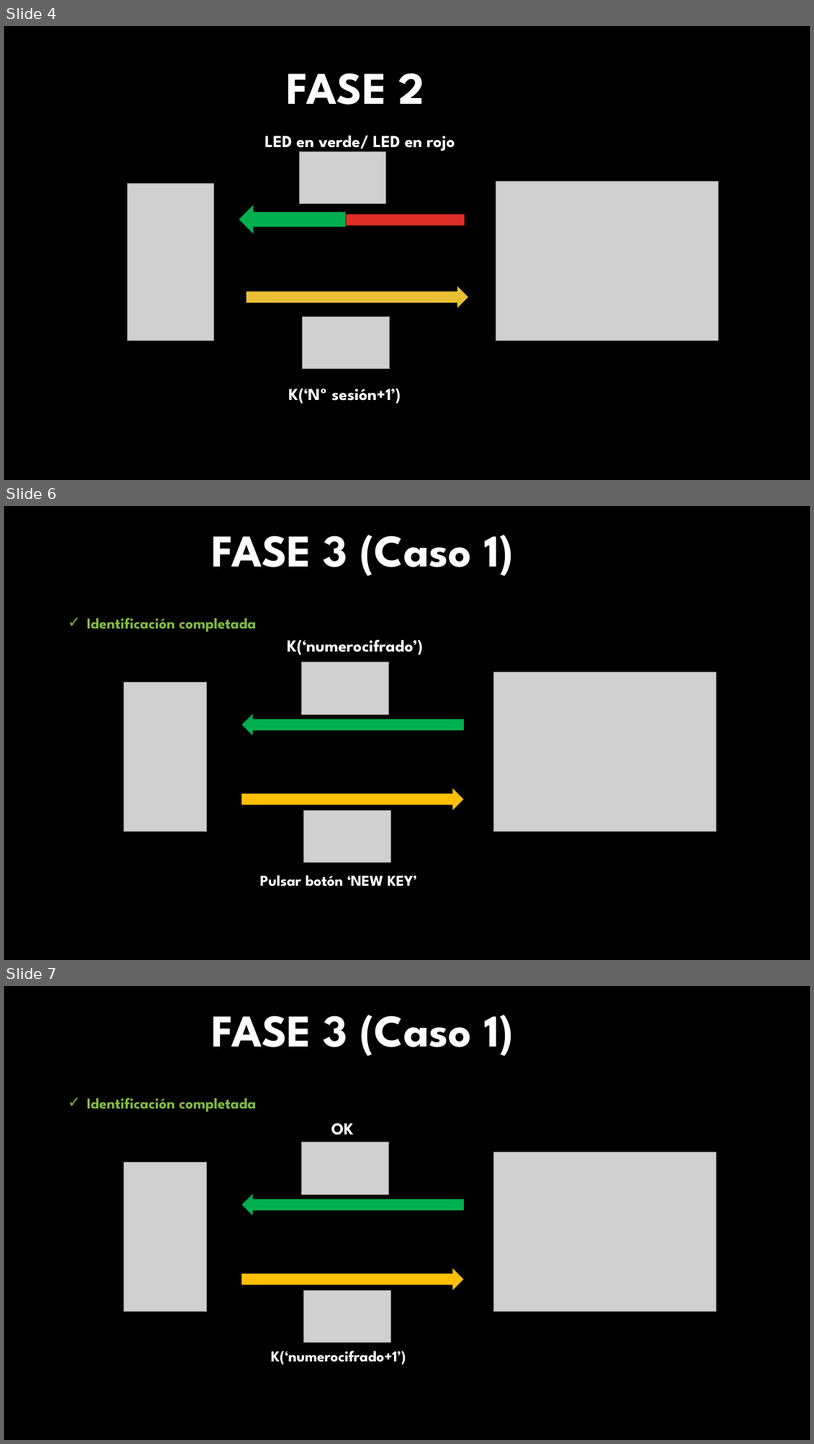
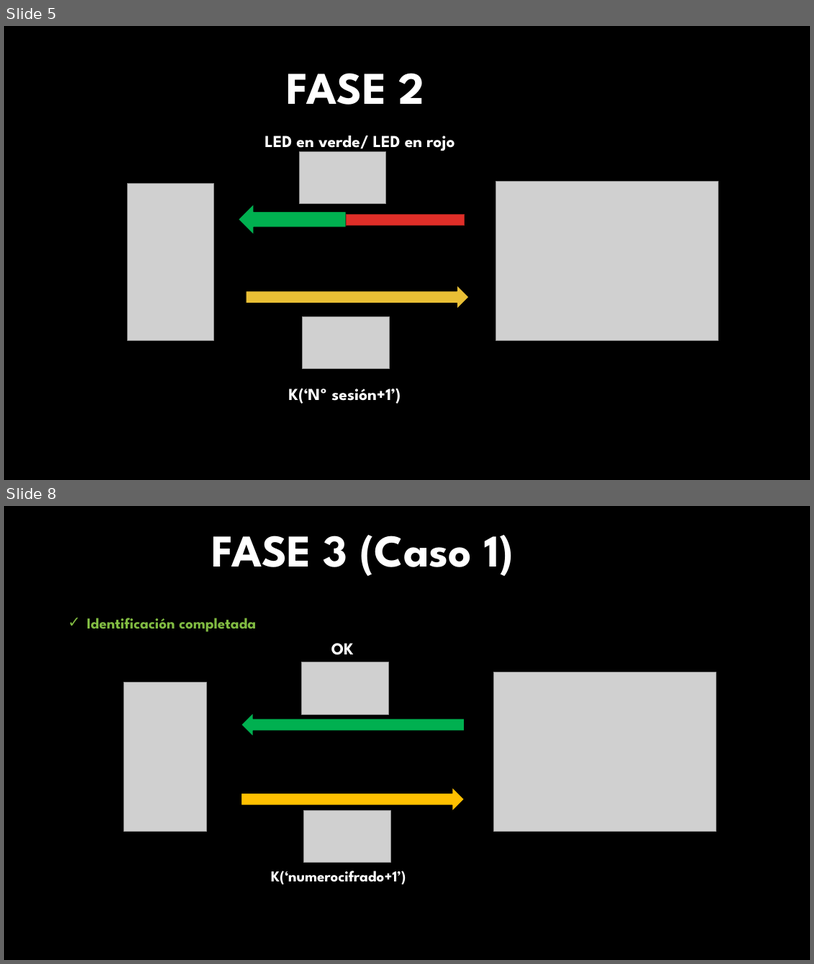
Before and after one commit to UVaNoobs/BlueFingerprint, a slide deck: PresentaciónFinal.pptx. Shown one above the other, each under a label of ours: slides 4, 6 and 7 before the commit, slides 5 and 8 after it; the slides between them are not shown. The pictures are 814x1444 and 814x964 pixels, drawn with LibreOffice and Linux fonts; fonts in the diff are those of the drawing; grey boxes stand for pictures; background and template pictures are left out. Boxes give left, top, right and bottom in pixels: in the first picture for what was removed or moved away, otherwise in the second. Text is boxed around its words. In the diff, an @@ line names an element or a change of style, - is before the commit and + after.

```diff
--- a/PresentaciónFinal.pptx
+++ b/PresentaciónFinal.pptx
@@ slide 6 removed at [4,506,810,960], background #000000 @@
@@ text removed at [211,535,514,576] @@
-FASE 3 (Caso 1)
@@ text removed at [87,618,256,632] @@
-✓ Identificación completada
@@ text removed at [287,639,422,655] @@
-K(‘numerocifrado’)
@@ picture removed at [301,662,388,714] @@
@@ picture removed at [494,672,717,831] @@
@@ picture removed at [124,682,206,831] @@
@@ left arrow removed at [241,713,464,736] @@
@@ right arrow removed at [241,787,464,811] @@
@@ picture removed at [304,811,391,862] @@
@@ text removed at [260,875,417,886] @@
-Pulsar botón ‘NEW KEY’
@@ what was slide 4 is now slide 5 @@
@@ what was slide 7 is now slide 8 @@
```
Also in this commit, not shown: 5 slides changed, 2 slides added.
